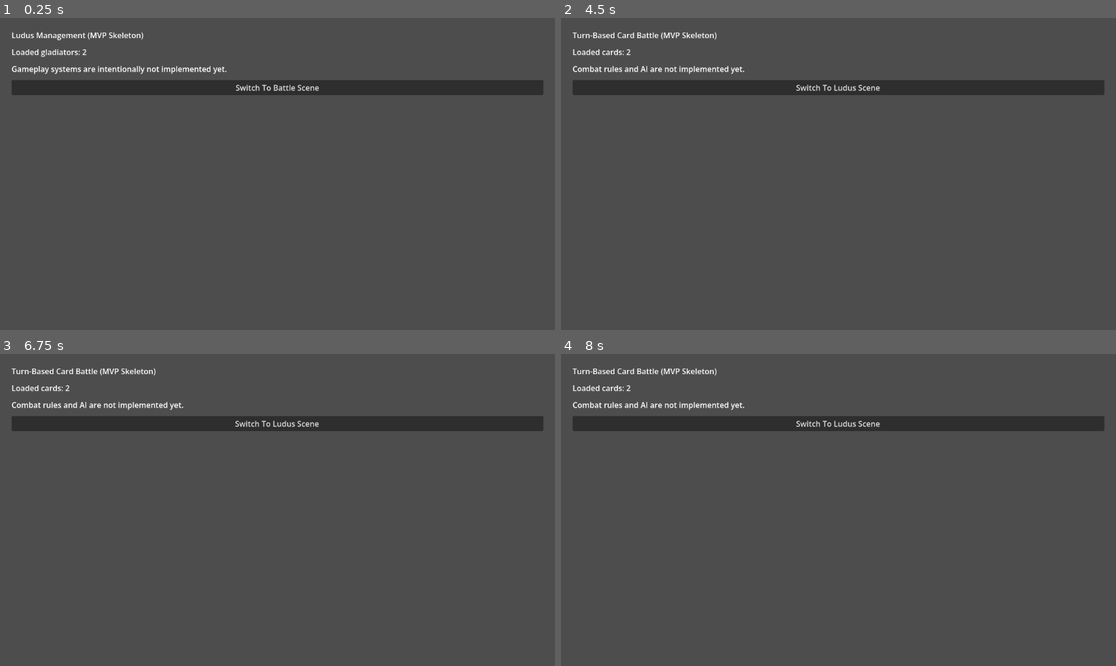
Above: before the commit, frames 1-4 (two rows, left to right).
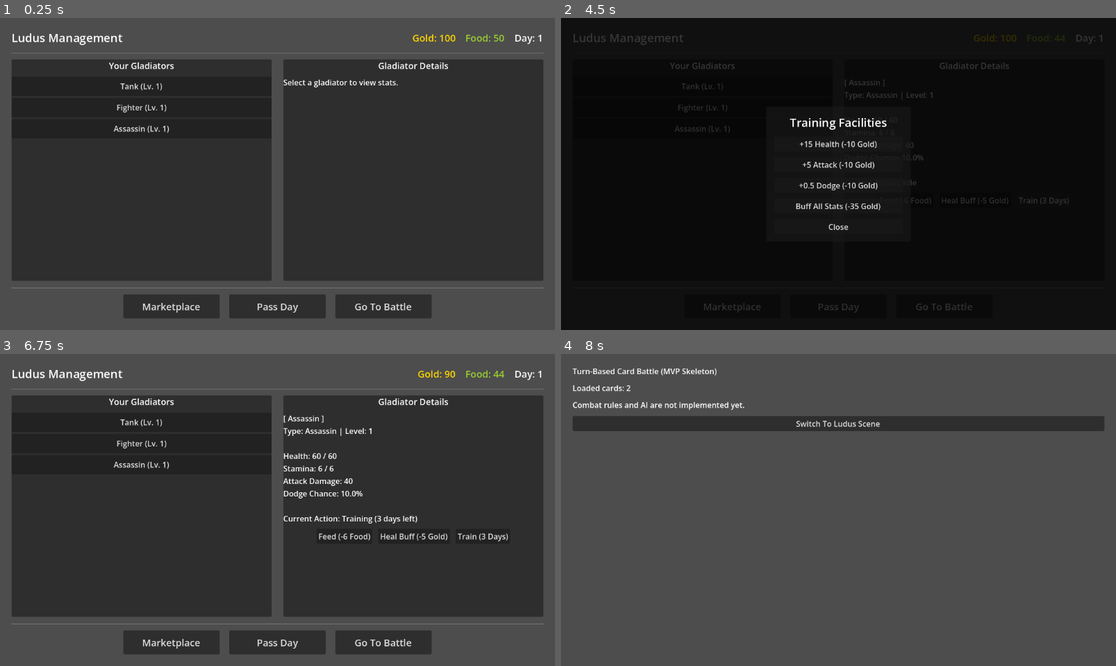
Above: after the commit, the same moments.

Repository: barissahin06/PixelSpark
Game: Godot game, scene res://core/scenes/Main.tscn
The game is run twice, just before and just after one commit, with the same random seed, the same clock (stepped at 60 frames per second) and the same inputs.
Inputs (mouse positions are in pixels of both pictures, inside the frame that each line leads up to):
- Up to frame 1 (0.25 s): no input
- Up to frame 2 (4.5 s): click (705, 86) at 0.5 s, where only the run after the commit has a clickable "Tank (Lv. 1)"; click (705, 108) at 1.25 s, where only the run after the commit has a clickable "Fighter (Lv. 1)"; click (705, 127) at 2 s, where only the run after the commit has a clickable "Assassin (Lv. 1)"; click (905, 198) at 2.75 s, where only the run after the commit has a clickable "Feed (-6 Food)"; click (977, 198) at 3.5 s, where only the run after the commit has a clickable "Heal Buff (-5 Gold)"; click (1043, 198) at 4.25 s, where only the run after the commit has a clickable "Train (3 Days)"
- Up to frame 3 (6.75 s): click (172, 641) at 5 s, where only the run after the commit has a clickable "Marketplace"; click (277, 641) at 5.75 s, where only the run after the commit has a clickable "Pass Day"; click (277, 478) at 6.5 s, where only the run after the commit has a clickable "+15 Health (-10 Gold)"
- Up to frame 4 (8 s): click (943, 641) at 7.25 s, where only the run after the commit has a clickable "Go To Battle"

The runs differ from the first frame. In frame 1, 67% of the frame differs, in the area x 2-98%, y 4-97%; in frame 2, 100%, in the area x 0-100%, y 0-100%; in frame 3, 67%; in frame 4, nothing differs.

Commit message:
Add food/training systems, gladiator models & UI
Introduce food and day progression mechanics and expand gladiator data and UI. GameManager: add food state, feed/buy/sell functions, pass_day handling, training/heal logic, and load gladiators from JSON (add_gladiator now accepts an ID). Gladiator: extend model with type/level/attack/dodge, add feeding, daily starvation damage, passive regen, training actions and completion effects. Data: update gladiators.json with three base templates (tank/fighter/assassin) and adjust events.json to use attack_damage. UI: overhaul LudusScreen scene to show top bar (gold/food/day), roster/details panels, marketplace and training modals, and wire up ludus_screen.gd to display and control these systems. Also update .vscode Godot path.

Diff:
--- a/our-game/core/game_manager.gd
+++ b/our-game/core/game_manager.gd
@@ -3,6 +3,7 @@
 # A - Core Management State
 var current_day: int = 1
 var gold: int = 100
+var food: int = 50
 var roster: Array[Gladiator] = []
 var max_roster_size: int = 20
 
@@ -12,17 +13,101 @@
 func reset_run():
 	current_day = 1
 	gold = 100
+	food = 50
 	roster.clear()
-	# Başlangıçtaki 3 rastgele gladyatörü oluştur (Örnek)
-	add_gladiator("Spartacus", "Fighter")
-	add_gladiator("Crixus", "Tank")
-	add_gladiator("Gannicus", "Assassin")
+	# Başlangıçtaki gladyatörleri JSON verisinden (GameData) ekle
+	add_gladiator("tank_base")
+	add_gladiator("fighter_base")
+	add_gladiator("assassin_base")
 
-func add_gladiator(g_name: String, type: String):
+func add_gladiator(gladiator_id: String):
 	if roster.size() >= max_roster_size:
 		print("Roster dolu!")
 		return
+
+	# JSON'dan yüklenmiş olan veriyi bul
+	var model: GladiatorModel = null
+	for g in GameData.gladiators:
+		if g.id == gladiator_id:
+			model = g
+			break
+
+	if model == null:
+		push_error("GameManager: Gladiator ID '%s' bulunamadı!" % gladiator_id)
+		return
+
 	var new_glad = Gladiator.new()
-	new_glad.g_name = g_name
-	new_glad.type = type
+	new_glad.g_name = model.display_name
+	new_glad.type = model.type
+	new_glad.level = model.level
+	new_glad.max_hp = model.starting_health
+	new_glad.current_hp = model.starting_health
+	new_glad.max_stamina = model.starting_stamina
+	new_glad.current_stamina = model.starting_stamina
+	new_glad.attack_damage = model.attack_damage
+	new_glad.dodge_chance = model.dodge_chance
+
 	roster.append(new_glad)
+
+func pass_day():
+	current_day += 1
+
+	# Ölümleri kontrol etmek ve listeyi temizlemek için roster'ı güncelleriz
+	var dead_gladiators = []
+
+	for gladiator in roster:
+		# Gladyatör kendi gün işlemlerini yapsın (eylem süresi düşer, açlık uygulanır)
+		gladiator.pass_day()
+
+		if not gladiator.is_active:
+			dead_gladiators.append(gladiator)
+
+	# Ölen gladyatörleri listeden çıkar
+	for dead in dead_gladiators:
+		roster.erase(dead)
+
+	print("Day %d başlıyor! Kalan yemek: %d" % [current_day, food])
+
+func feed_gladiator(index: int) -> bool:
+	if food >= 6 and index >= 0 and index < roster.size():
+		food -= 6
+		roster[index].feed()
+		return true
+	return false
+
+func buy_food() -> bool:
+	if gold >= 3:
+		gold -= 3
+		food += 20
+		return true
+	return false
+
+func sell_food() -> bool:
+	if food >= 20:
+		food -= 20
+		gold += 1
+		return true
+	return false
+
+func train_gladiator(index: int, target: String) -> bool:
+	if index >= 0 and index < roster.size():
+		var glad = roster[index]
+		if glad.current_action == "idle":
+			var cost = 10
+			if target == "all":
+				cost = 35
+
+			if gold >= cost:
+				gold -= cost
+				glad.start_training(3, target) # 3 gün sürer
+				return true
+	return false
+
+func heal_gladiator(index: int) -> bool:
+	if gold >= 5 and index >= 0 and index < roster.size():
+		var glad = roster[index]
+		if glad.current_hp < glad.max_hp:
+			gold -= 5
+			glad.current_hp = mini(glad.current_hp + 50, glad.max_hp)
+			return true
+	return false
--- a/our-game/events.json
+++ b/our-game/events.json
@@ -3,7 +3,15 @@
     "id": 1,
     "title": "Karaborsa Satıcısı",
     "description": "Gizemli biri sana güç iksiri satmak istiyor.",
-    "choice_1": {"text": "Satın Al (-20 Gold, +2 Str)", "gold": -20, "str": 2},
-    "choice_2": {"text": "Kov gitsin (Etki yok)", "gold": 0, "str": 0}
+    "choice_1": {
+      "text": "Satın Al (-20 Gold, +2 Atk)",
+      "gold": -20,
+      "attack_damage": 2
+    },
+    "choice_2": {
+      "text": "Kov gitsin (Etki yok)",
+      "gold": 0,
+      "attack_damage": 0
+    }
   }
 ]
--- a/our-game/gladiator/gladiators.json
+++ b/our-game/gladiator/gladiators.json
@@ -1,14 +1,32 @@
 [
   {
-    "id": "glad_recruit_01",
-    "display_name": "Recruit I",
-    "starting_health": 30,
-    "starting_stamina": 3
+    "id": "tank_base",
+    "display_name": "Tank",
+    "type": "Tank",
+    "level": 1,
+    "starting_health": 100,
+    "starting_stamina": 10,
+    "attack_damage": 10,
+    "dodge_chance": 5
   },
   {
-    "id": "glad_recruit_02",
-    "display_name": "Recruit II",
-    "starting_health": 28,
-    "starting_stamina": 4
+    "id": "fighter_base",
+    "display_name": "Fighter",
+    "type": "Fighter",
+    "level": 1,
+    "starting_health": 80,
+    "starting_stamina": 8,
+    "attack_damage": 25,
+    "dodge_chance": 8
+  },
+  {
+    "id": "assassin_base",
+    "display_name": "Assassin",
+    "type": "Assassin",
+    "level": 1,
+    "starting_health": 60,
+    "starting_stamina": 6,
+    "attack_damage": 40,
+    "dodge_chance": 10
   }
 ]
--- a/our-game/gladiator/models/gladiator_model.gd
+++ b/our-game/gladiator/models/gladiator_model.gd
@@ -3,13 +3,21 @@
 
 var id: String = ""
 var display_name: String = ""
+var type: String = ""
+var level: int = 1
 var starting_health: int = 0
 var starting_stamina: int = 0
+var attack_damage: int = 0
+var dodge_chance: float = 0.0
 
 static func from_dict(data: Dictionary) -> GladiatorModel:
 	var model := GladiatorModel.new()
 	model.id = str(data.get("id", ""))
 	model.display_name = str(data.get("display_name", ""))
+	model.type = str(data.get("type", ""))
+	model.level = int(data.get("level", 1))
 	model.starting_health = int(data.get("starting_health", 0))
 	model.starting_stamina = int(data.get("starting_stamina", 0))
+	model.attack_damage = int(data.get("attack_damage", 0))
+	model.dodge_chance = float(data.get("dodge_chance", 0.0))
 	return model
--- a/our-game/gladiator/scripts/gladiator.gd
+++ b/our-game/gladiator/scripts/gladiator.gd
@@ -2,31 +2,100 @@
 
 @export var g_name: String
 @export var type: String
+@export var level: int = 1
 
 # Stats
 @export var max_hp: int = 100
 @export var current_hp: int = 100
 @export var max_stamina: int = 10
 @export var current_stamina: int = 10
-@export var morale: int = 100
-@export var strength: int = 10
+@export var attack_damage: int = 10
+@export var dodge_chance: float = 20.0
 
 # Hooks / States
 @export var traits: Array[String] = []
 @export var is_active: bool = true
 
+# Time Logic & Actions
+@export var days_since_last_meal: int = 0
+@export var fed_today: bool = false # Başlangıçta beslenmediler, ilk gün yemek verilmezse hasar alırlar
+@export var current_action: String = "idle" # "idle", "training"
+@export var action_duration_left: int = 0
+@export var training_target: String = ""
+
 # Validation Rules & Hooks (E & F kısımları)
 func train():
 	if current_stamina >= 1 and is_active:
-		strength += 1
+		attack_damage += 1
 		current_stamina -= 1
 		return true # Başarılı
 	return false # Stamina yetersiz veya ölü
 
-func rest(stamina_gain: int, morale_gain: int):
+func rest(stamina_gain: int):
 	if is_active:
 		current_stamina = clampi(current_stamina + stamina_gain, 0, max_stamina)
-		morale = clampi(morale + morale_gain, 0, 100)
+
+func feed():
+	fed_today = true
+	days_since_last_meal = 0
+
+func start_training(duration: int, target: String):
+	current_action = "training"
+	training_target = target
+	action_duration_left = duration
+
+func pass_day():
+	if not is_active: return
+
+	if fed_today:
+		fed_today = false
+		days_since_last_meal = 0
+	else:
+		days_since_last_meal += 1
+		# Tek seferlik hasarlar
+		if days_since_last_meal == 1:
+			current_hp -= int(max_hp * 0.3)
+		elif days_since_last_meal == 4:
+			current_hp -= int(max_hp * 0.4)
+
+		if current_hp <= 0 or days_since_last_meal >= 5:
+			current_hp = 0
+			is_active = false
+			print(g_name + " açlıktan öldü!")
+			return # Öldü, işlemi kes
+
+	# Passive Health Regen (5 HP)
+	if days_since_last_meal == 0:
+		if current_hp < max_hp:
+			current_hp = mini(current_hp + 5, max_hp)
+
+	if current_action != "idle":
+		action_duration_left -= 1
+		if action_duration_left <= 0:
+			_complete_current_action()
+
+func _complete_current_action():
+	if current_action == "training":
+		if training_target == "health":
+			max_hp += 15
+			current_hp += 15
+			print(g_name + " eğitimi tamamladı! +15 Health")
+		elif training_target == "attack":
+			attack_damage += 5
+			print(g_name + " eğitimi tamamladı! +5 Attack Damage")
+		elif training_target == "dodge":
+			dodge_chance += 0.5
+			print(g_name + " eğitimi tamamladı! +0.5% Dodge Chance")
+		elif training_target == "all":
+			max_hp += 15
+			current_hp += 15
+			attack_damage += 5
+			dodge_chance += 0.5
+			print(g_name + " eğitimi tamamladı! (Tüm Bufflar)")
+
+	current_action = "idle"
+	training_target = ""
+	action_duration_left = 0
 
 func take_damage(amount: int):
 	current_hp -= amount
--- a/our-game/management/scenes/LudusScreen.tscn
+++ b/our-game/management/scenes/LudusScreen.tscn
@@ -1,4 +1,4 @@
-[gd_scene load_steps=2 format=3]
+[gd_scene load_steps=2 format=3 uid="uid://c54y6p78mqn1t"]
 
 [ext_resource type="Script" path="res://management/scripts/ludus_screen.gd" id="1_56k13"]
 
@@ -29,21 +29,247 @@
 size_flags_vertical = 3
 theme_override_constants/separation = 12
 
-[node name="TitleLabel" type="Label" parent="MarginContainer/VBoxContainer"]
-layout_mode = 2
-text = "Ludus Management (MVP Skeleton)"
-
-[node name="GladiatorCountLabel" type="Label" parent="MarginContainer/VBoxContainer"]
-layout_mode = 2
-text = "Loaded gladiators: 0"
-
-[node name="DescriptionLabel" type="Label" parent="MarginContainer/VBoxContainer"]
-layout_mode = 2
-text = "Gameplay systems are intentionally not implemented yet."
+[node name="TopBar" type="HBoxContainer" parent="MarginContainer/VBoxContainer"]
+layout_mode = 2
+theme_override_constants/separation = 20
+
+[node name="TitleLabel" type="Label" parent="MarginContainer/VBoxContainer/TopBar"]
+layout_mode = 2
+size_flags_horizontal = 3
+theme_override_font_sizes/font_size = 24
+text = "Ludus Management"
+
+[node name="GoldLabel" type="Label" parent="MarginContainer/VBoxContainer/TopBar"]
+layout_mode = 2
+theme_override_colors/font_color = Color(1, 0.843137, 0, 1)
+theme_override_font_sizes/font_size = 20
+text = "Gold: 100"
+
+[node name="FoodLabel" type="Label" parent="MarginContainer/VBoxContainer/TopBar"]
+layout_mode = 2
+theme_override_colors/font_color = Color(0.603922, 0.803922, 0.196078, 1)
+theme_override_font_sizes/font_size = 20
+text = "Food: 50"
+
+[node name="DayLabel" type="Label" parent="MarginContainer/VBoxContainer/TopBar"]
+layout_mode = 2
+theme_override_font_sizes/font_size = 20
+text = "Day: 1"
+
+[node name="HSeparator" type="HSeparator" parent="MarginContainer/VBoxContainer"]
+layout_mode = 2
+
+[node name="MainContent" type="HBoxContainer" parent="MarginContainer/VBoxContainer"]
+layout_mode = 2
+size_flags_vertical = 3
+theme_override_constants/separation = 24
+
+[node name="RosterPanel" type="PanelContainer" parent="MarginContainer/VBoxContainer/MainContent"]
+layout_mode = 2
+size_flags_horizontal = 3
+
+[node name="VBoxContainer" type="VBoxContainer" parent="MarginContainer/VBoxContainer/MainContent/RosterPanel"]
+layout_mode = 2
+theme_override_constants/separation = 10
+
+[node name="Label" type="Label" parent="MarginContainer/VBoxContainer/MainContent/RosterPanel/VBoxContainer"]
+layout_mode = 2
+theme_override_font_sizes/font_size = 18
+text = "Your Gladiators"
+horizontal_alignment = 1
+
+[node name="RosterList" type="VBoxContainer" parent="MarginContainer/VBoxContainer/MainContent/RosterPanel/VBoxContainer"]
+layout_mode = 2
+size_flags_vertical = 3
+
+[node name="DetailsPanel" type="PanelContainer" parent="MarginContainer/VBoxContainer/MainContent"]
+layout_mode = 2
+size_flags_horizontal = 3
+
+[node name="VBoxContainer" type="VBoxContainer" parent="MarginContainer/VBoxContainer/MainContent/DetailsPanel"]
+layout_mode = 2
+theme_override_constants/separation = 10
+
+[node name="Label" type="Label" parent="MarginContainer/VBoxContainer/MainContent/DetailsPanel/VBoxContainer"]
+layout_mode = 2
+theme_override_font_sizes/font_size = 18
+text = "Gladiator Details"
+horizontal_alignment = 1
+
+[node name="StatsLabel" type="Label" parent="MarginContainer/VBoxContainer/MainContent/DetailsPanel/VBoxContainer"]
+layout_mode = 2
+text = "Select a gladiator to view stats."
 autowrap_mode = 2
 
-[node name="ToBattleButton" type="Button" parent="MarginContainer/VBoxContainer"]
-layout_mode = 2
-text = "Switch To Battle Scene"
-
-[connection signal="pressed" from="MarginContainer/VBoxContainer/ToBattleButton" to="." method="_on_to_battle_button_pressed"]
+[node name="ActionsContainer" type="HBoxContainer" parent="MarginContainer/VBoxContainer/MainContent/DetailsPanel/VBoxContainer"]
+layout_mode = 2
+alignment = 1
+theme_override_constants/separation = 12
+
+[node name="FeedButton" type="Button" parent="MarginContainer/VBoxContainer/MainContent/DetailsPanel/VBoxContainer/ActionsContainer"]
+layout_mode = 2
+text = "Feed (-6 Food)"
+
+[node name="HealButton" type="Button" parent="MarginContainer/VBoxContainer/MainContent/DetailsPanel/VBoxContainer/ActionsContainer"]
+layout_mode = 2
+text = "Heal Buff (-5 Gold)"
+
+[node name="TrainButton" type="Button" parent="MarginContainer/VBoxContainer/MainContent/DetailsPanel/VBoxContainer/ActionsContainer"]
+layout_mode = 2
+text = "Train (3 Days)"
+
+[node name="HSeparator2" type="HSeparator" parent="MarginContainer/VBoxContainer"]
+layout_mode = 2
+
+[node name="BottomActions" type="HBoxContainer" parent="MarginContainer/VBoxContainer"]
+layout_mode = 2
+theme_override_constants/separation = 20
+alignment = 1
+
+[node name="MarketplaceButton" type="Button" parent="MarginContainer/VBoxContainer/BottomActions"]
+custom_minimum_size = Vector2(200, 50)
+layout_mode = 2
+theme_override_font_sizes/font_size = 20
+text = "Marketplace"
+
+[node name="NextDayButton" type="Button" parent="MarginContainer/VBoxContainer/BottomActions"]
+custom_minimum_size = Vector2(200, 50)
+layout_mode = 2
+theme_override_font_sizes/font_size = 20
+text = "Pass Day"
+
+[node name="ToBattleButton" type="Button" parent="MarginContainer/VBoxContainer/BottomActions"]
+custom_minimum_size = Vector2(200, 50)
+layout_mode = 2
+theme_override_font_sizes/font_size = 20
+text = "Go To Battle"
+
+[node name="MarketModal" type="ColorRect" parent="."]
+visible = false
+layout_mode = 1
+anchors_preset = 15
+anchor_right = 1.0
+anchor_bottom = 1.0
+grow_horizontal = 2
+grow_vertical = 2
+color = Color(0, 0, 0, 0.784314)
+
+[node name="Panel" type="PanelContainer" parent="MarketModal"]
+layout_mode = 1
+anchors_preset = 8
+anchor_left = 0.5
+anchor_top = 0.5
+anchor_right = 0.5
+anchor_bottom = 0.5
+offset_left = -150.0
+offset_top = -100.0
+offset_right = 150.0
+offset_bottom = 100.0
+grow_horizontal = 2
+grow_vertical = 2
+
+[node name="MarginContainer" type="MarginContainer" parent="MarketModal/Panel"]
+layout_mode = 2
+theme_override_constants/margin_left = 16
+theme_override_constants/margin_top = 16
+theme_override_constants/margin_right = 16
+theme_override_constants/margin_bottom = 16
+
+[node name="VBox" type="VBoxContainer" parent="MarketModal/Panel/MarginContainer"]
+layout_mode = 2
+theme_override_constants/separation = 12
+
+[node name="Label" type="Label" parent="MarketModal/Panel/MarginContainer/VBox"]
+layout_mode = 2
+theme_override_font_sizes/font_size = 24
+text = "Marketplace"
+horizontal_alignment = 1
+
+[node name="BuyFoodButton" type="Button" parent="MarketModal/Panel/MarginContainer/VBox"]
+layout_mode = 2
+text = "Buy 20 Food (-3 Gold)"
+
+[node name="SellFoodButton" type="Button" parent="MarketModal/Panel/MarginContainer/VBox"]
+layout_mode = 2
+text = "Sell 20 Food (+1 Gold)"
+
+[node name="CloseMarketButton" type="Button" parent="MarketModal/Panel/MarginContainer/VBox"]
+layout_mode = 2
+text = "Close"
+
+[connection signal="pressed" from="MarginContainer/VBoxContainer/MainContent/DetailsPanel/VBoxContainer/ActionsContainer/TrainButton" to="." method="_on_train_button_pressed"]
+[connection signal="pressed" from="MarginContainer/VBoxContainer/BottomActions/MarketplaceButton" to="." method="_on_marketplace_button_pressed"]
+[connection signal="pressed" from="MarginContainer/VBoxContainer/BottomActions/NextDayButton" to="." method="_on_next_day_button_pressed"]
+[connection signal="pressed" from="MarginContainer/VBoxContainer/BottomActions/ToBattleButton" to="." method="_on_to_battle_button_pressed"]
+[connection signal="pressed" from="MarketModal/Panel/MarginContainer/VBox/BuyFoodButton" to="." method="_on_buy_food_button_pressed"]
+[connection signal="pressed" from="MarketModal/Panel/MarginContainer/VBox/SellFoodButton" to="." method="_on_sell_food_button_pressed"]
+[connection signal="pressed" from="MarketModal/Panel/MarginContainer/VBox/CloseMarketButton" to="." method="_on_close_market_button_pressed"]
+
+[node name="TrainModal" type="ColorRect" parent="."]
+visible = false
+layout_mode = 1
+anchors_preset = 15
+anchor_right = 1.0
+anchor_bottom = 1.0
+grow_horizontal = 2
+grow_vertical = 2
+color = Color(0, 0, 0, 0.784314)
+
+[node name="Panel" type="PanelContainer" parent="TrainModal"]
+layout_mode = 1
+anchors_preset = 8
+anchor_left = 0.5
+anchor_top = 0.5
+anchor_right = 0.5
+anchor_bottom = 0.5
+offset_left = -150.0
+offset_top = -120.0
+offset_right = 150.0
+offset_bottom = 120.0
+grow_horizontal = 2
+grow_vertical = 2
+
+[node name="MarginContainer" type="MarginContainer" parent="TrainModal/Panel"]
+layout_mode = 2
+theme_override_constants/margin_left = 16
+theme_override_constants/margin_top = 16
+theme_override_constants/margin_right = 16
+theme_override_constants/margin_bottom = 16
+
+[node name="VBox" type="VBoxContainer" parent="TrainModal/Panel/MarginContainer"]
+layout_mode = 2
+theme_override_constants/separation = 12
+
+[node name="Label" type="Label" parent="TrainModal/Panel/MarginContainer/VBox"]
+layout_mode = 2
+theme_override_font_sizes/font_size = 24
+text = "Training Facilities"
+horizontal_alignment = 1
+
+[node name="TrainHealthButton" type="Button" parent="TrainModal/Panel/MarginContainer/VBox"]
+layout_mode = 2
+text = "+15 Health (-10 Gold)"
+
+[node name="TrainAttackButton" type="Button" parent="TrainModal/Panel/MarginContainer/VBox"]
+layout_mode = 2
+text = "+5 Attack (-10 Gold)"
+
+[node name="TrainDodgeButton" type="Button" parent="TrainModal/Panel/MarginContainer/VBox"]
+layout_mode = 2
+text = "+0.5 Dodge (-10 Gold)"
+
+[node name="TrainAllButton" type="Button" parent="TrainModal/Panel/MarginContainer/VBox"]
+layout_mode = 2
+text = "Buff All Stats (-35 Gold)"
+
+[node name="CloseTrainButton" type="Button" parent="TrainModal/Panel/MarginContainer/VBox"]
+layout_mode = 2
+text = "Close"
+
+[connection signal="pressed" from="TrainModal/Panel/MarginContainer/VBox/TrainHealthButton" to="." method="_on_train_health_pressed"]
+[connection signal="pressed" from="TrainModal/Panel/MarginContainer/VBox/TrainAttackButton" to="." method="_on_train_attack_pressed"]
+[connection signal="pressed" from="TrainModal/Panel/MarginContainer/VBox/TrainDodgeButton" to="." method="_on_train_dodge_pressed"]
+[connection signal="pressed" from="TrainModal/Panel/MarginContainer/VBox/TrainAllButton" to="." method="_on_train_all_pressed"]
+[connection signal="pressed" from="TrainModal/Panel/MarginContainer/VBox/CloseTrainButton" to="." method="_on_close_train_button_pressed"]
+[connection signal="pressed" from="MarginContainer/VBoxContainer/MainContent/DetailsPanel/VBoxContainer/ActionsContainer/FeedButton" to="." method="_on_feed_button_pressed"]
+[connection signal="pressed" from="MarginContainer/VBoxContainer/MainContent/DetailsPanel/VBoxContainer/ActionsContainer/HealButton" to="." method="_on_heal_button_pressed"]
--- a/our-game/management/scripts/ludus_screen.gd
+++ b/our-game/management/scripts/ludus_screen.gd
@@ -1,7 +1,146 @@
 extends Control
 
+@onready var gold_label: Label = $MarginContainer/VBoxContainer/TopBar/GoldLabel
+@onready var food_label: Label = $MarginContainer/VBoxContainer/TopBar/FoodLabel
+@onready var day_label: Label = $MarginContainer/VBoxContainer/TopBar/DayLabel
+@onready var roster_list: VBoxContainer = $MarginContainer/VBoxContainer/MainContent/RosterPanel/VBoxContainer/RosterList
+@onready var stats_label: Label = $MarginContainer/VBoxContainer/MainContent/DetailsPanel/VBoxContainer/StatsLabel
+@onready var actions_container: HBoxContainer = $MarginContainer/VBoxContainer/MainContent/DetailsPanel/VBoxContainer/ActionsContainer
+@onready var heal_button: Button = $MarginContainer/VBoxContainer/MainContent/DetailsPanel/VBoxContainer/ActionsContainer/HealButton
+@onready var market_modal: ColorRect = $MarketModal
+@onready var train_modal: ColorRect = $TrainModal
+
+var selected_gladiator: Gladiator = null
+var selected_index: int = -1
+
 func _ready() -> void:
-	$MarginContainer/VBoxContainer/GladiatorCountLabel.text = "Loaded gladiators: %d" % GameData.gladiators.size()
+	actions_container.hide()
+	market_modal.visible = false
+	train_modal.visible = false
+	_update_top_bar()
+	_populate_roster()
+
+func _update_top_bar() -> void:
+	gold_label.text = "Gold: %d" % GameManager.gold
+	food_label.text = "Food: %d" % GameManager.food
+	day_label.text = "Day: %d" % GameManager.current_day
+
+func _populate_roster() -> void:
+	# Listeyi temizle
+	for child in roster_list.get_children():
+		child.queue_free()
+
+	# GameManager içerisindeki karakterleri listele
+	for i in range(GameManager.roster.size()):
+		var gladiator = GameManager.roster[i]
+		var btn = Button.new()
+		btn.text = "%s (Lv. %d)" % [gladiator.g_name, gladiator.level]
+		btn.custom_minimum_size = Vector2(0, 40)
+
+		# Butona tıklandığında hangi karakterin seçildiğini anlamak için array index'ini gönderiyoruz
+		btn.pressed.connect(self._on_gladiator_selected.bind(i))
+		roster_list.add_child(btn)
+
+func _on_gladiator_selected(index: int) -> void:
+	selected_index = index
+	selected_gladiator = GameManager.roster[index]
+	_update_stats_panel()
+
+func _update_stats_panel() -> void:
+	if not selected_gladiator:
+		stats_label.text = "Select a gladiator to view stats."
+		actions_container.hide()
+		return
+
+	actions_container.show()
+	var stats_text = "[ %s ]\nType: %s | Level: %d\n\n" % [selected_gladiator.g_name, selected_gladiator.type, selected_gladiator.level]
+	if selected_gladiator.days_since_last_meal > 0:
+		stats_text += "Health: %d / %d (STARVING)\n" % [selected_gladiator.max_hp, selected_gladiator.current_hp]
+	else:
+		stats_text += "Health: %d / %d\n" % [selected_gladiator.max_hp, selected_gladiator.current_hp]
+
+	stats_text += "Stamina: %d / %d\n" % [selected_gladiator.max_stamina, selected_gladiator.current_stamina]
+	stats_text += "Attack Damage: %d\n" % selected_gladiator.attack_damage
+	stats_text += "Dodge Chance: %.1f%%\n\n" % selected_gladiator.dodge_chance
+
+	stats_text += "Current Action: %s" % selected_gladiator.current_action.capitalize()
+	if selected_gladiator.current_action != "idle":
+		stats_text += " (%d days left)" % selected_gladiator.action_duration_left
+
+	stats_label.text = stats_text
+
+# ================= Actions =================
+
+func _on_feed_button_pressed() -> void:
+	if selected_index != -1:
+		if GameManager.feed_gladiator(selected_index):
+			_update_top_bar()
+			_update_stats_panel()
+
+func _on_heal_button_pressed() -> void:
+	if selected_index != -1:
+		if GameManager.heal_gladiator(selected_index):
+			_update_top_bar()
+			_update_stats_panel()
+
+func _on_train_button_pressed() -> void:
+	if selected_index != -1:
+		var glad = GameManager.roster[selected_index]
+		if glad.current_action == "idle":
+			train_modal.visible = true
+
+func _on_close_train_button_pressed() -> void:
+	train_modal.visible = false
+
+func _on_train_health_pressed() -> void:
+	if GameManager.train_gladiator(selected_index, "health"):
+		_update_top_bar()
+		_update_stats_panel()
+		train_modal.visible = false
+
+func _on_train_attack_pressed() -> void:
+	if GameManager.train_gladiator(selected_index, "attack"):
+		_update_top_bar()
+		_update_stats_panel()
+		train_modal.visible = false
+
+func _on_train_dodge_pressed() -> void:
+	if GameManager.train_gladiator(selected_index, "dodge"):
+		_update_top_bar()
+		_update_stats_panel()
+		train_modal.visible = false
+
+func _on_train_all_pressed() -> void:
+	if GameManager.train_gladiator(selected_index, "all"):
+		_update_top_bar()
+		_update_stats_panel()
+		train_modal.visible = false
+
+func _on_next_day_button_pressed() -> void:
+	GameManager.pass_day()
+	# Günü geçtikten sonra gladyatörler ölmüş/silinmiş olabileceğinden seçimi sıfırla
+	selected_index = -1
+	selected_gladiator = null
+
+	_update_top_bar()
+	_populate_roster() # Listeyi baştan çiz (biri öldüyse arayüzden de kalkar)
+	_update_stats_panel()
 
 func _on_to_battle_button_pressed() -> void:
 	SceneRouter.go_to_battle()
+
+# ================= Marketplace =================
+
+func _on_marketplace_button_pressed() -> void:
+	market_modal.visible = true
+
+func _on_close_market_button_pressed() -> void:
+	market_modal.visible = false
+
+func _on_buy_food_button_pressed() -> void:
+	if GameManager.buy_food():
+		_update_top_bar()
+
+func _on_sell_food_button_pressed() -> void:
+	if GameManager.sell_food():
+		_update_top_bar()
